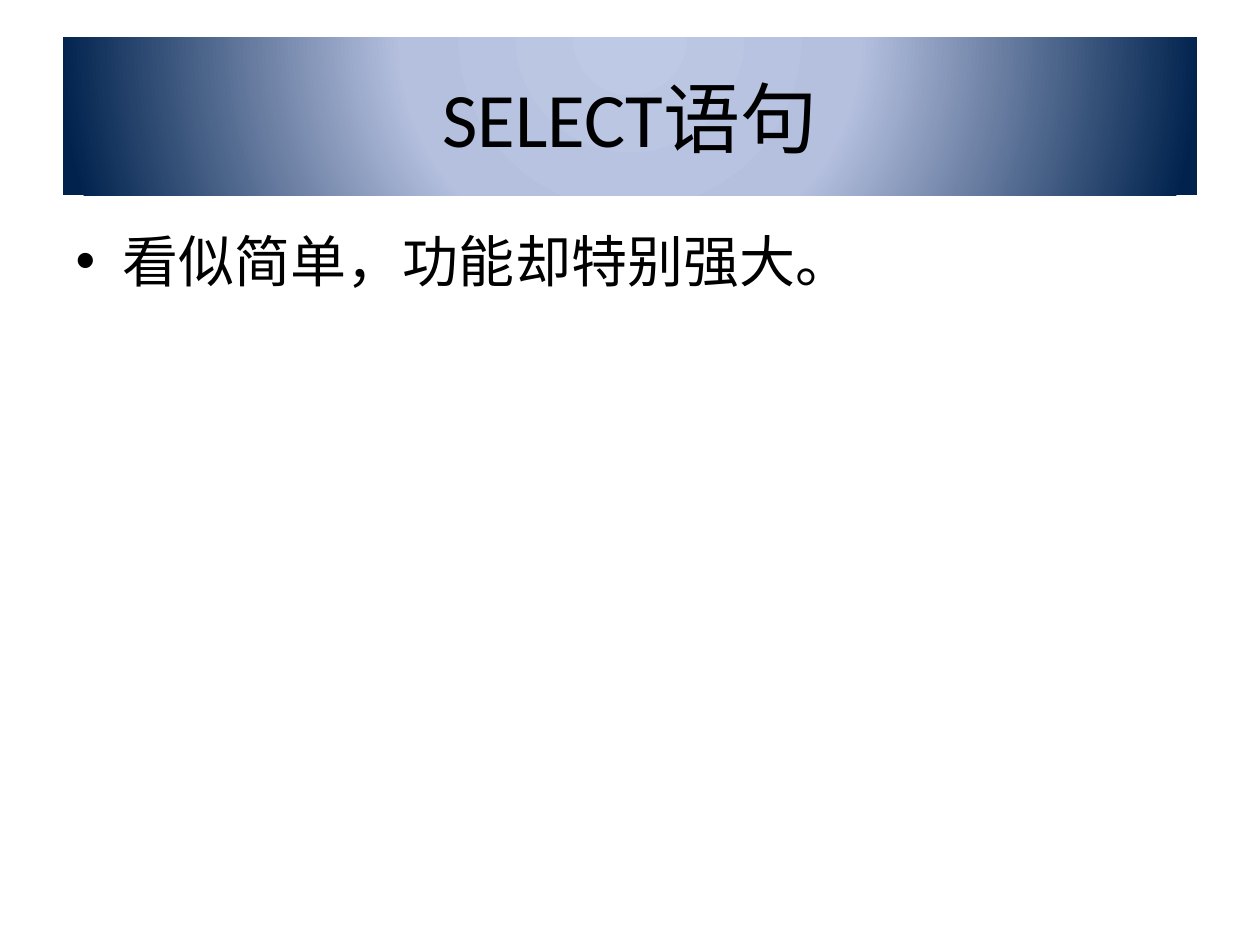
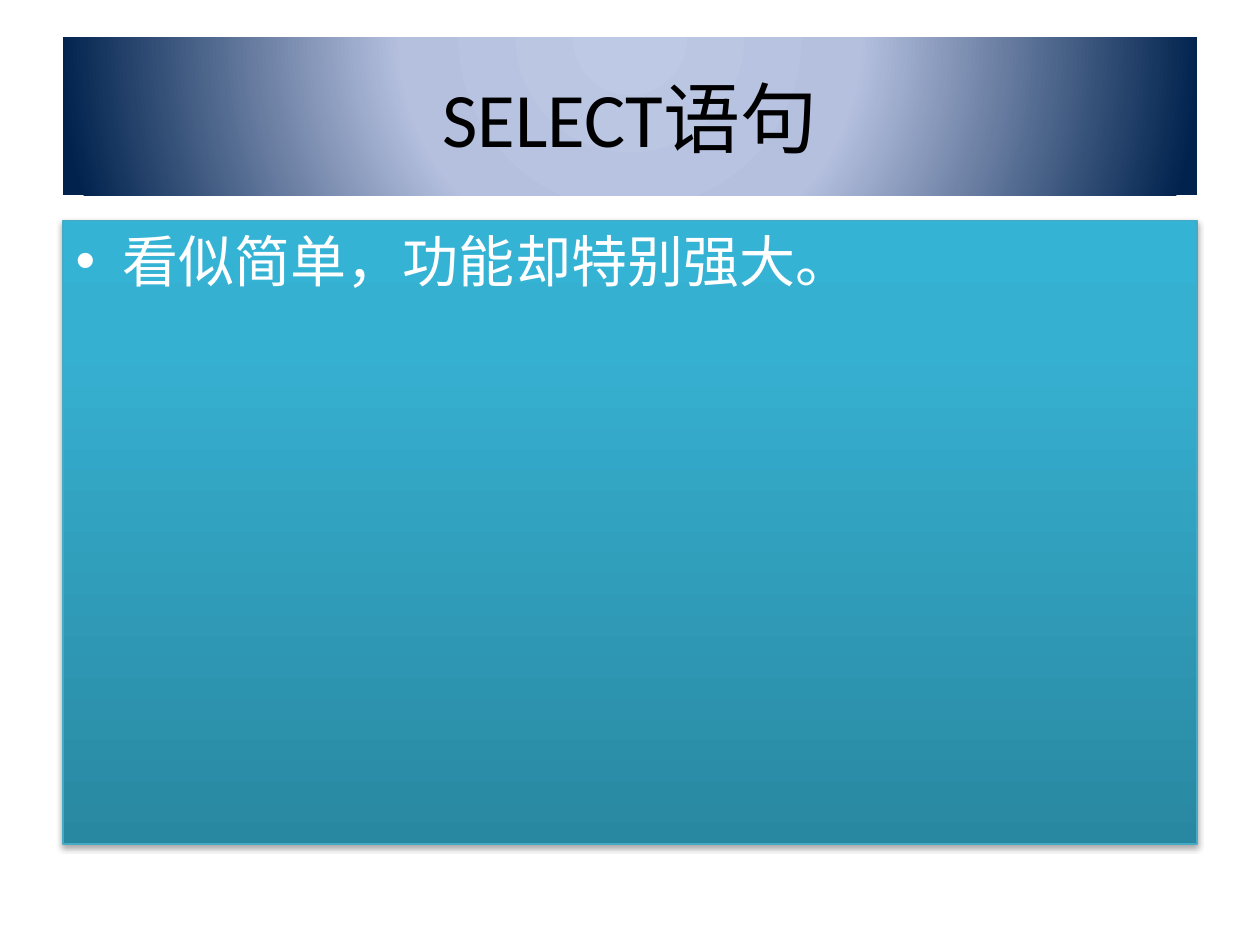
Before and after one commit to ccang2016/CCShare, a slide deck: slide 3 of Sql分享.pptx (slide 2 before the commit). Drawn at 1260x945 pixels with LibreOffice and Linux fonts; fonts in the diff are those of the drawing. Boxes give left, top, right and bottom in pixels: in the first picture for what was removed or moved away, otherwise in the second. Text is boxed around its words. In the diff, an @@ line names an element or a change of style, - is before the commit and + after.

```diff
--- a/Sql分享.pptx
+++ b/Sql分享.pptx
@@ text "看似简单，功能却特别强大。": place and size @@
-text "看似简单，功能却特别强大。" at (123, 235, 851, 288)
+text "看似简单，功能却特别强大。" at (63, 220, 1197, 844)
@@ text "看似简单，功能却特别强大。" at (63, 220, 1197, 844): text colour #000000 to #FFFFFF; fill none to gradient #2A88A2 to #37B1D2 to #34B4D6; outline none to #46AAC5 0.75 pt; shadow on @@
```
Also in this commit, not shown: 5 other slides changed, 5 slides added, 1 slide removed, 1 other file.
